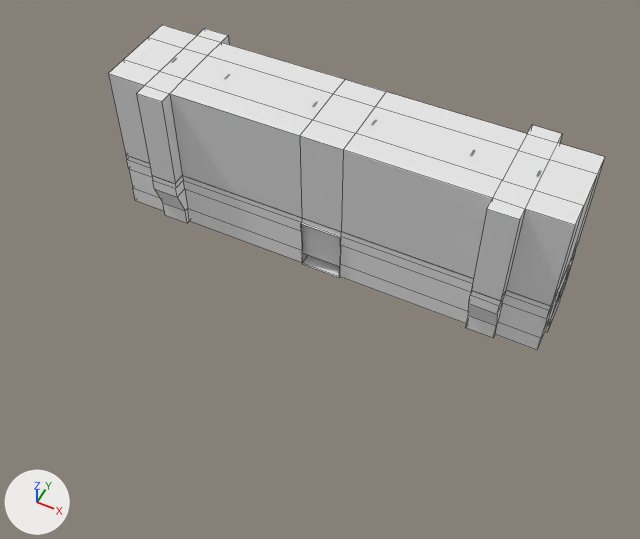
The FBX model Assets/Prefabs/F1Prefabs/F1_C1-1-3.fbx: old version first, new version second.
Camera for both pictures: a 50 mm camera at (28.9, -63.2, 72.7) aimed at (0.9, -7.0, 2.5). The lights are fixed; the arrows at lower left show +X, +Y and +Z. The picture after the commit comes second. Mesh edges are drawn as thin lines on the coarser meshes. Where no turn or scale is listed for an object, it has been applied to the vertices.

Names of what the first picture shows: 'F1_C1_Trigger1-3', 'F1_Corridor1-1-3' and 1 more.
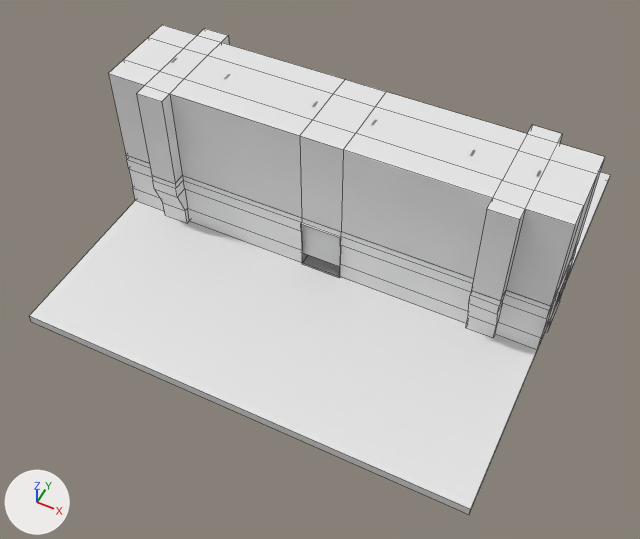
Changed parts and their boxes (x1, y1, x2, y2) in the pictures (640 x 539 px):
'Floor', added: after (29, 172, 610, 514)

The edits, one by one:
Mesh me_cube_090 is new.
It is a box spanning x -24.5..24.5, y -24.5..24.5, z -1.0..0.0.
Object 'Floor' (ob_floor) is new; it shows me_cube_090.
Its location is (0.0, 0.0, 0.0).
